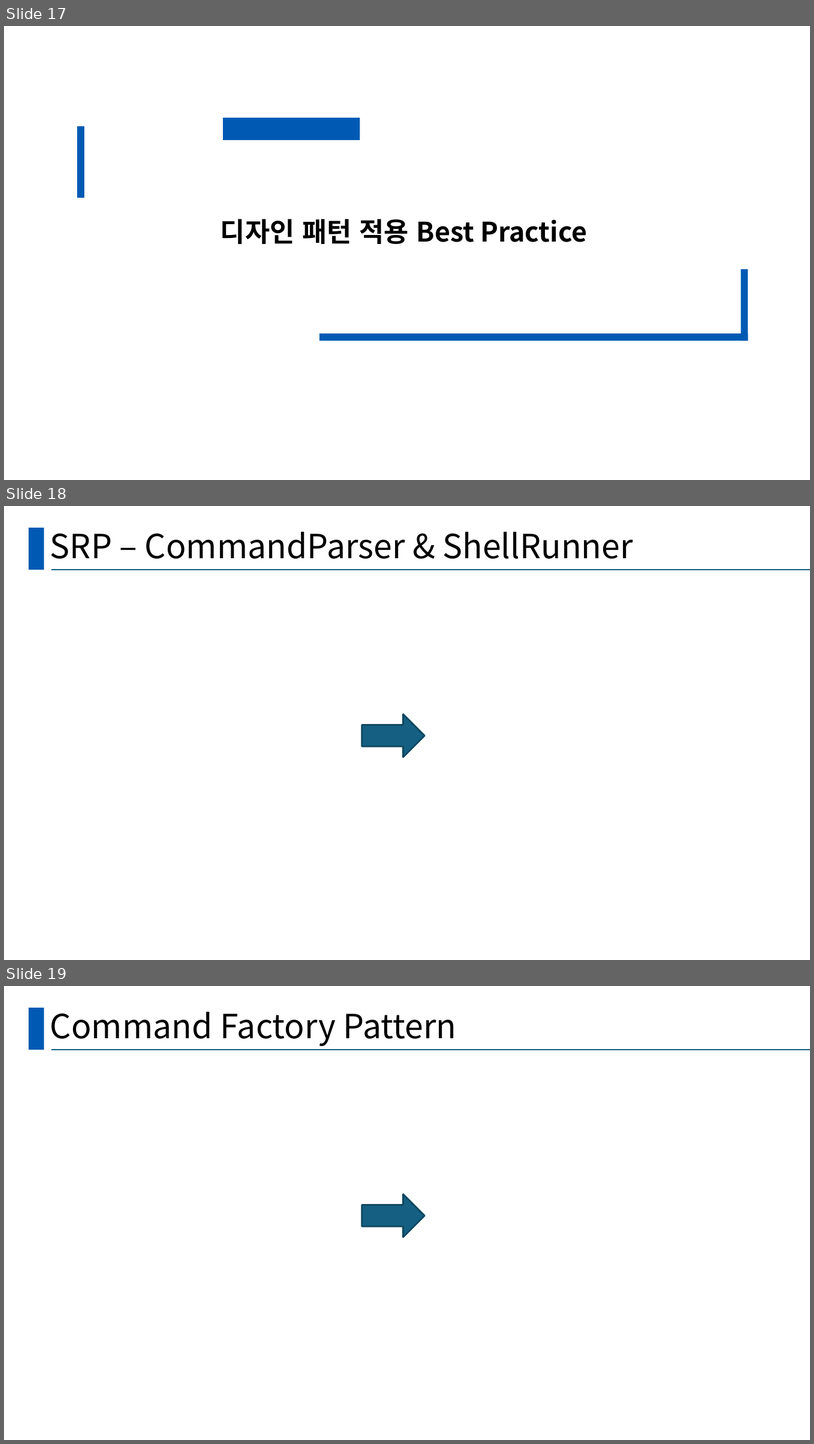
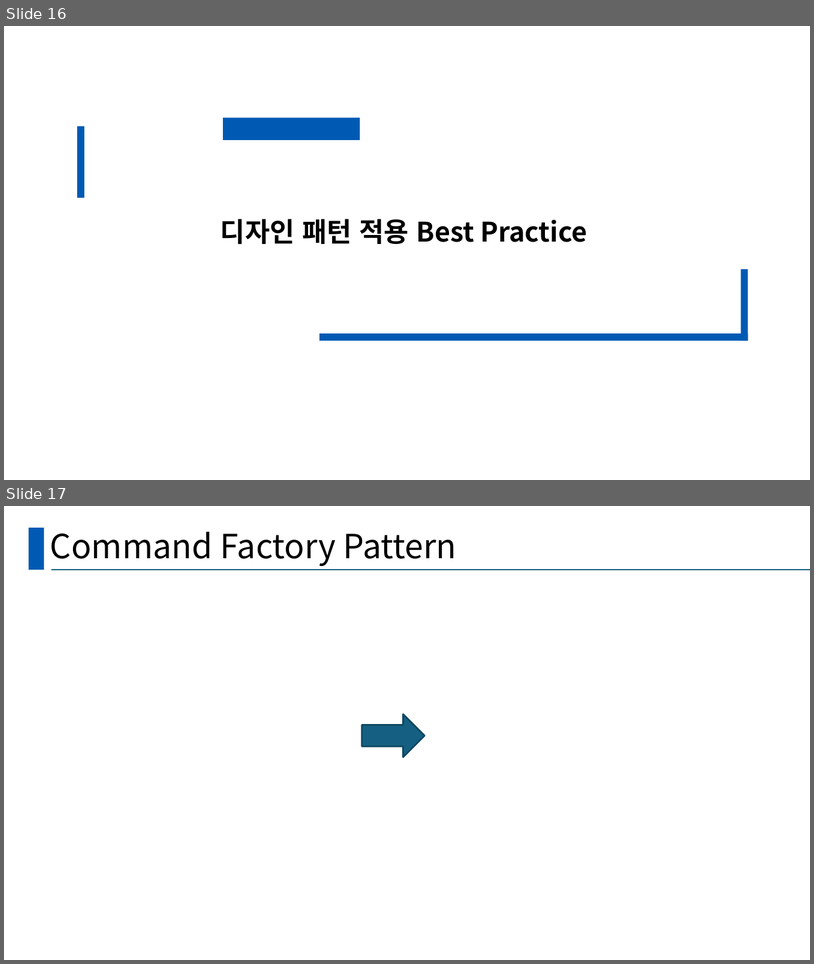
Before and after one commit to ehju/SSD_Project_BOYSCOUT, a slide deck: BOYSCOUT_PT.pptx. Shown one above the other, each under a label of ours: slides 17, 18 and 19 before the commit, slides 16 and 17 after it. The pictures are 814x1444 and 814x964 pixels, drawn with LibreOffice and Linux fonts; fonts in the diff are those of the drawing. Boxes give left, top, right and bottom in pixels: in the first picture for what was removed or moved away, otherwise in the second. Text is boxed around its words. In the diff, an @@ line names an element or a change of style, - is before the commit and + after.

```diff
--- a/BOYSCOUT_PT.pptx
+++ b/BOYSCOUT_PT.pptx
@@ slide 18 removed at <box>4,506,810,960</box>, background #FFFFFF; not listed: 2 template elements that a slide beside it also shows @@
@@ title removed at <box>50,532,633,559</box> @@
-SRP – CommandParser & ShellRunner
@@ right arrow removed at <box>362,714,425,757</box> @@
@@ what was slide 17 is now slide 16 @@
@@ what was slide 19 is now slide 17 @@
```
Also in this commit, not shown: 5 slides changed, 1 other slide removed.
